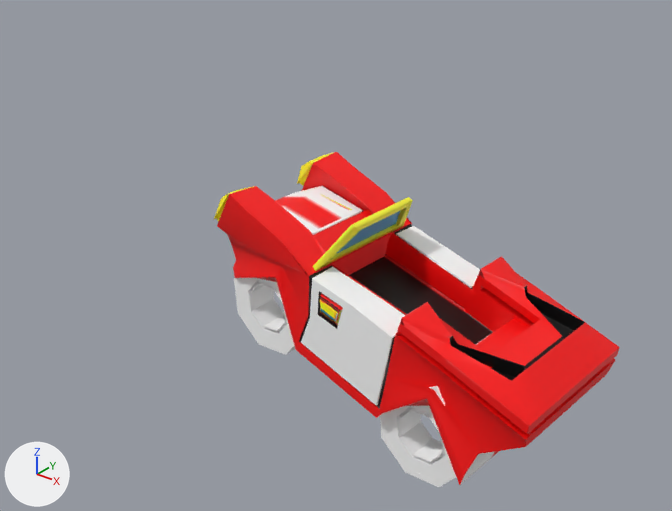
The FBX model Assets/MemoriaGame/Meshs/carFBX.fbx, before and after one commit.
Before and after are seen from a 50 mm lens placed at (0.0667, -0.084, 0.0295), pointed at (-0.0011, 0.0008, -0.023). Every picture has the same lights, and +X, +Y and +Z are marked at lower left. Where no turn or scale is listed for an object, it has been applied to the vertices.

In view in the first picture: 'bodyCar', 'bodyCar_glassMarco', 'ruedaIzquierda_back', 'ruedaIzquierda_front'.
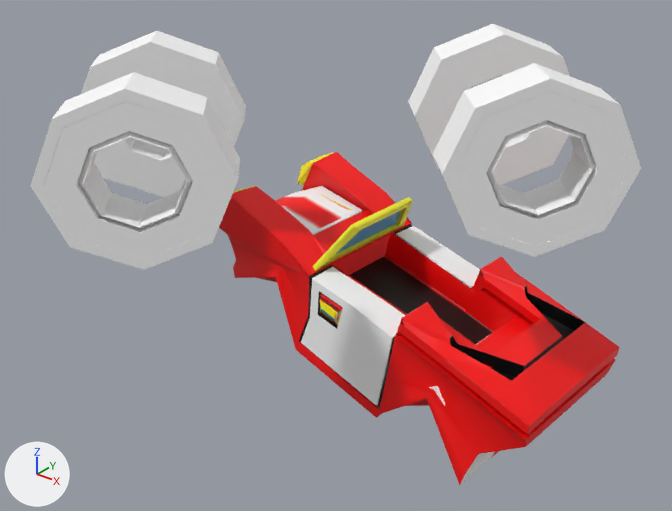
Changed parts and their boxes (x1, y1, x2, y2) in the pictures (672 x 511 px):
'ruedaIzquierda_front', moved, turned, rescaled
    before: (234, 278, 295, 355)
    after: (30, 72, 240, 270)
'ruedaIzquierda_back', moved, turned, rescaled
    before: (380, 405, 456, 487)
    after: (433, 63, 641, 257)
'ruedaDerecha_front', moved, turned, rescaled (not visible before)
    after: (81, 31, 246, 197)
'ruedaDerecha_back', moved, turned, rescaled (not visible before)
    after: (408, 24, 570, 185)

The edits, one by one:
Object 'ruedaIzquierda_back' (ob_ruedaizquierda_back) moves from (-0.0035, 0.0127, -0.0489) to (-0.0008, 0.0003, -0.0172).
Object 'ruedaIzquierda_back' (ob_ruedaizquierda_back) turns from (72, 0.8, -93) to (90, -0.7, -48) degrees about x, y and z.
Object 'ruedaIzquierda_back' (ob_ruedaizquierda_back) is rescaled from (0.00475, 0.00492, 0.00475) to (0.00698, 0.00653, 0.00698).
Object 'ruedaIzquierda_front' (ob_ruedaizquierda_front) moves from (-0.0035, 0.0127, -0.0489) to (-0.0008, 0.0003, -0.0172).
Object 'ruedaIzquierda_front' (ob_ruedaizquierda_front) turns from (72, 0.8, -93) to (90, -0.7, -48) degrees about x, y and z.
Object 'ruedaIzquierda_front' (ob_ruedaizquierda_front) is rescaled from (0.00475, 0.00492, 0.00475) to (0.00698, 0.00653, 0.00698).
Object 'ruedaDerecha_back' (ob_ruedaderecha_back) moves from (-0.0035, 0.0127, -0.0489) to (-0.0008, 0.0003, -0.0172).
Object 'ruedaDerecha_back' (ob_ruedaderecha_back) turns from (72, 0.8, -93) to (90, -0.7, -48) degrees about x, y and z.
Object 'ruedaDerecha_back' (ob_ruedaderecha_back) is rescaled from (0.00475, 0.00492, 0.00475) to (0.00698, 0.00653, 0.00698).
Object 'ruedaDerecha_front' (ob_ruedaderecha_front) moves from (-0.0035, 0.0127, -0.0489) to (-0.0008, 0.0003, -0.0172).
Object 'ruedaDerecha_front' (ob_ruedaderecha_front) turns from (72, 0.8, -93) to (90, -0.7, -48) degrees about x, y and z.
Object 'ruedaDerecha_front' (ob_ruedaderecha_front) is rescaled from (0.00475, 0.00492, 0.00475) to (0.00698, 0.00653, 0.00698).
